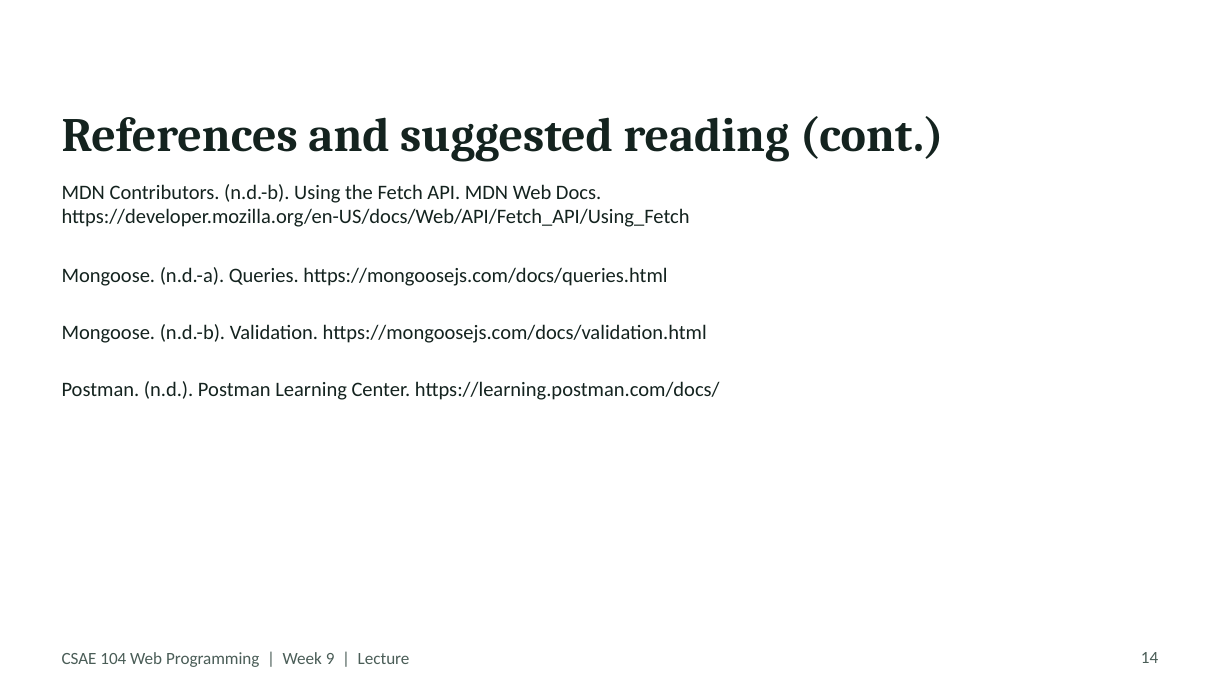
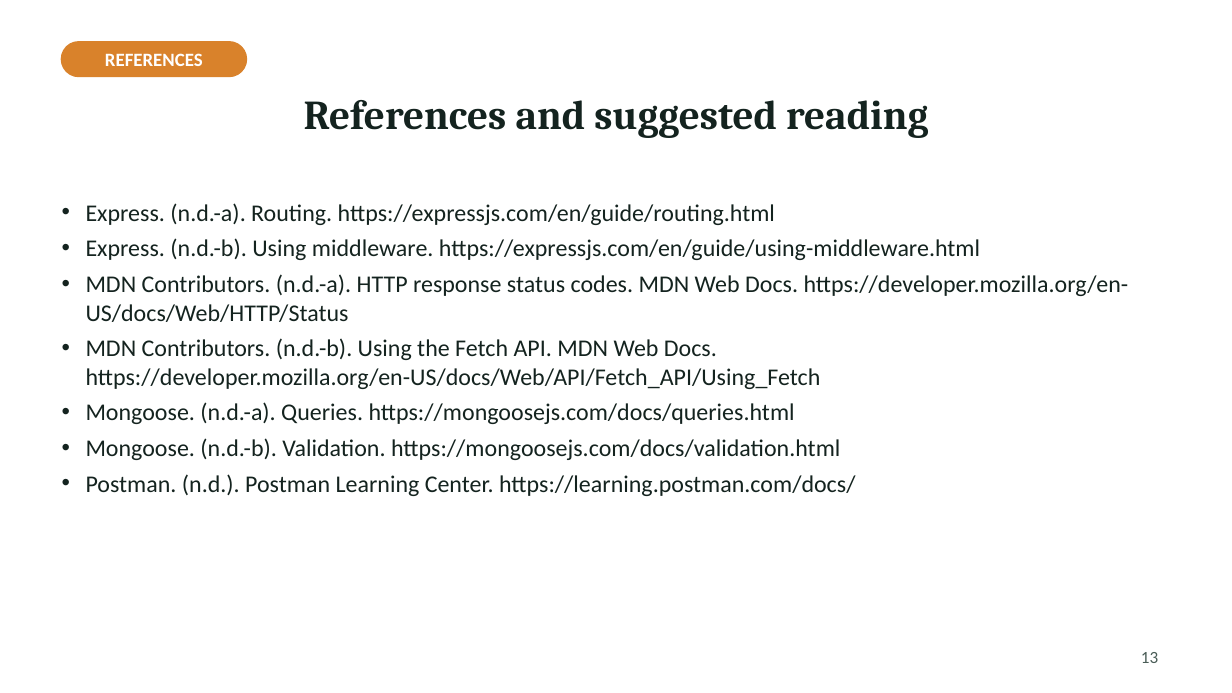
Before and after one commit to Haydzz9/sae104-site, a slide deck: slide 13 of downloads/lecture/Week_09_Lecture_Midterm.pptx (slide 14 before the commit). Drawn at 1232x693 pixels with LibreOffice and Linux fonts; fonts in the diff are those of the drawing. Boxes give left, top, right and bottom in pixels: in the first picture for what was removed or moved away, otherwise in the second. Text is boxed around its words. In the diff, an @@ line names an element or a change of style, - is before the commit and + after.

```diff
--- a/downloads/lecture/Week_09_Lecture_Midterm.pptx
+++ b/downloads/lecture/Week_09_Lecture_Midterm.pptx
@@ rounded rectangle added at (62,42,246,76), fill #D9822B, outline #D9822B 1 pt @@
@@ text added at (105,53,203,66), 11 pt, text #FFFFFF, bold @@
+REFERENCES
@@ title "References and suggested reading" at (304,100,928,138): vertical alignment middle to top @@
@@ title at (304,100,928,138): text changed; size 28 to 24 pt @@
-References and suggested reading (cont.)
+References and suggested reading
@@ text removed at (62,184,690,227) @@
-MDN Contributors. (n.d.-b). Using the Fetch API. MDN Web Docs. https://developer.mozilla.org/en-US/docs/Web/API/Fetch_API/Using_Fetch
@@ text added at (86,203,1129,496), 14 pt, text #14231F @@
+• Express. (n.d.-a). Routing. https://expressjs.com/en/guide/routing.html
+• Express. (n.d.-b). Using middleware. https://expressjs.com/en/guide/using-middleware.html
+• MDN Contributors. (n.d.-a). HTTP response status codes. MDN Web Docs. https://developer.mozilla.org/en-US/docs/Web/HTTP/Status
+• MDN Contributors. (n.d.-b). Using the Fetch API. MDN Web Docs. https://developer.mozilla.org/en-US/docs/Web/API/Fetch_API/Using_Fetch
+• Mongoose. (n.d.-a). Queries. https://mongoosejs.com/docs/queries.html
+• Mongoose. (n.d.-b). Validation. https://mongoosejs.com/docs/validation.html
+• Postman. (n.d.). Postman Learning Center. https://learning.postman.com/docs/
@@ text removed at (62,267,667,286) @@
-Mongoose. (n.d.-a). Queries. https://mongoosejs.com/docs/queries.html
@@ text removed at (62,324,707,343) @@
-Mongoose. (n.d.-b). Validation. https://mongoosejs.com/docs/validation.html
@@ text removed at (62,381,720,400) @@
-Postman. (n.d.). Postman Learning Center. https://learning.postman.com/docs/
@@ text removed at (62,652,410,667) @@
-CSAE 104 Web Programming | Week 9 | Lecture
@@ page number at (1141,652,1158,663): text changed @@
-14
+13
```
Also in this commit, not shown: 12 other slides changed, 1 slide removed, 42 other files.
